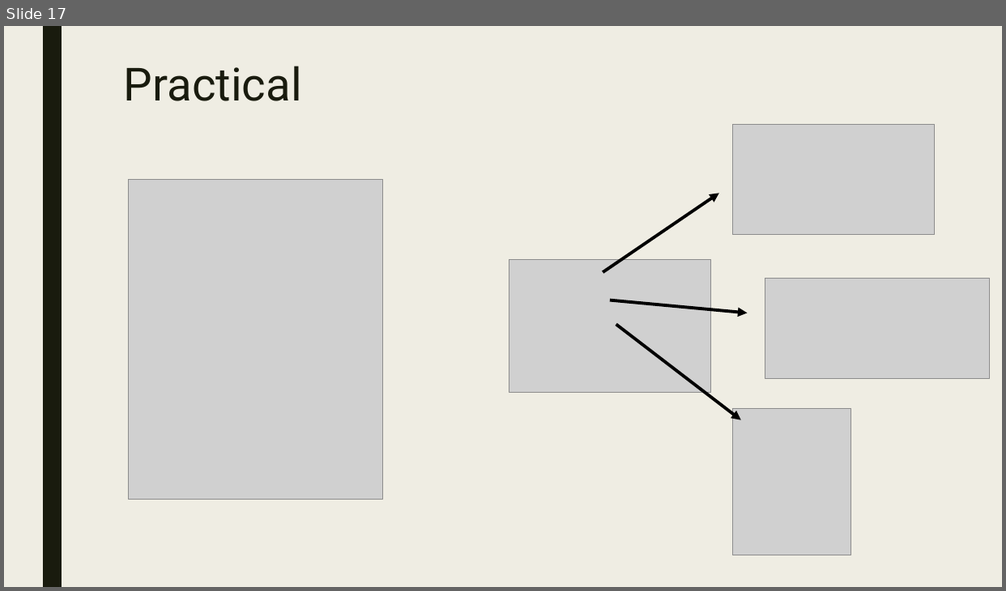
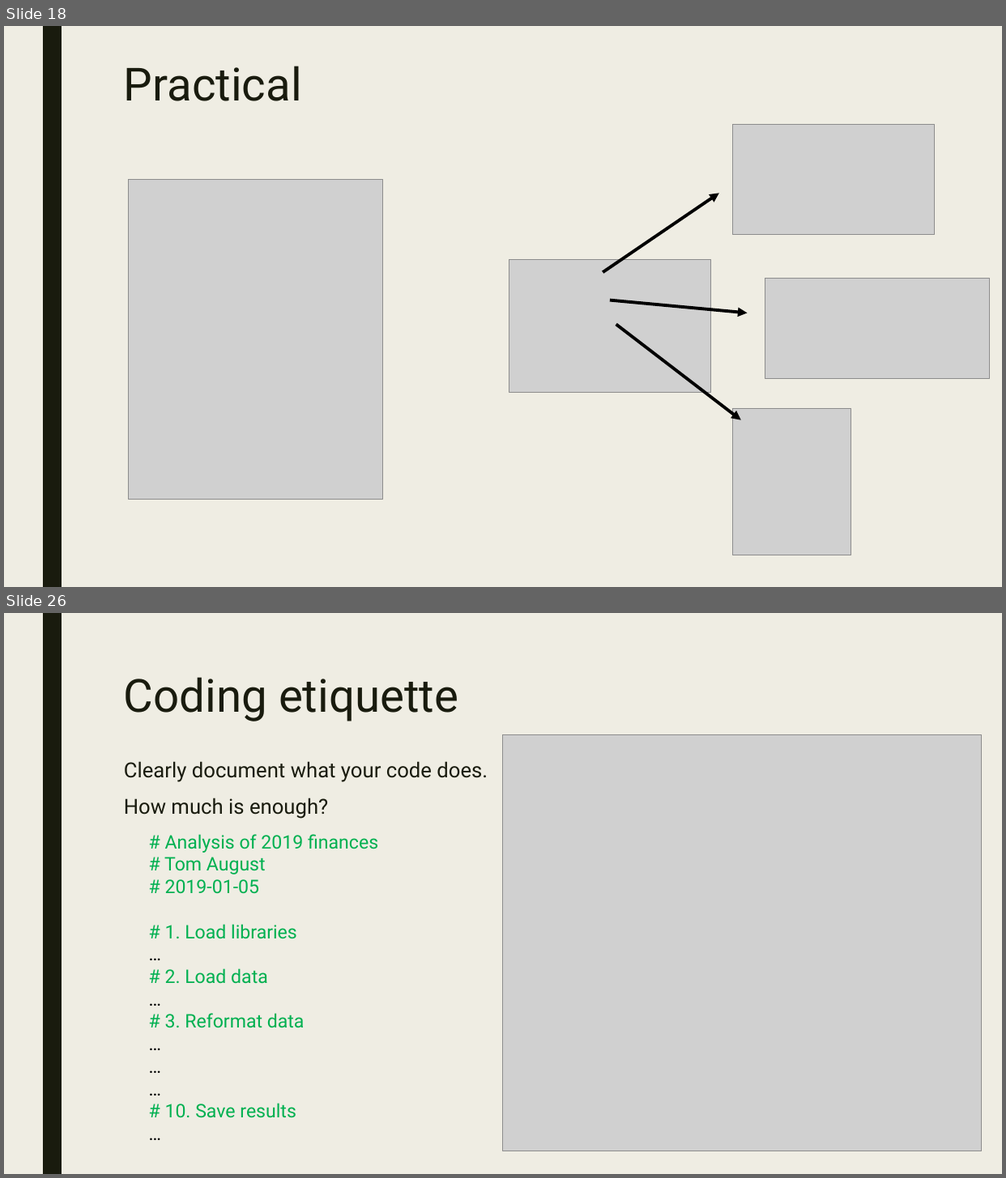
Before and after one commit to AugustT/reproducibility_masterclass, a slide deck: A Masterclass in Reproducibility.odp. Shown one above the other, each under a label of ours: slide 17 before the commit, slides 18 and 26 after it; the slides between them are not shown. The pictures are 1006x591 and 1006x1178 pixels, drawn with LibreOffice and Linux fonts; fonts in the diff are those of the drawing; grey boxes stand for pictures. Boxes give left, top, right and bottom in pixels: in the first picture for what was removed or moved away, otherwise in the second. Text is boxed around its words. In the diff, an @@ line names an element or a change of style, - is before the commit and + after.

Commit message:
Update presentation Add coding etiquette practical

```diff
--- a/A Masterclass in Reproducibility.odp
+++ b/A Masterclass in Reproducibility.odp
@@ slide 26 added at [4,613,1002,1174], background #EFEDE3; not listed: 1 template element that a slide beside it also shows @@
@@ title added at [124,677,458,722], 44 pt, text #191B0E @@
+Coding etiquette
@@ picture added at [503,735,982,1152] @@
@@ text added at [124,761,488,819], 20 pt, text #191B0E @@
+Clearly document what your code does.
+How much is enough?
@@ text added at [164,834,378,1118], 18 pt, text #00B050 @@
+# Analysis of 2019 finances
+# Tom August
+# 2019-01-05
+# 1. Load libraries
+…
+# 2. Load data
+…
+# 3. Reformat data
+…
+…
+…
+# 10. Save results
+…
@@ what was slide 17 is now slide 18 @@
```
Also in this commit, not shown: 1 slide changed, 10 other slides added, 4 other files.
